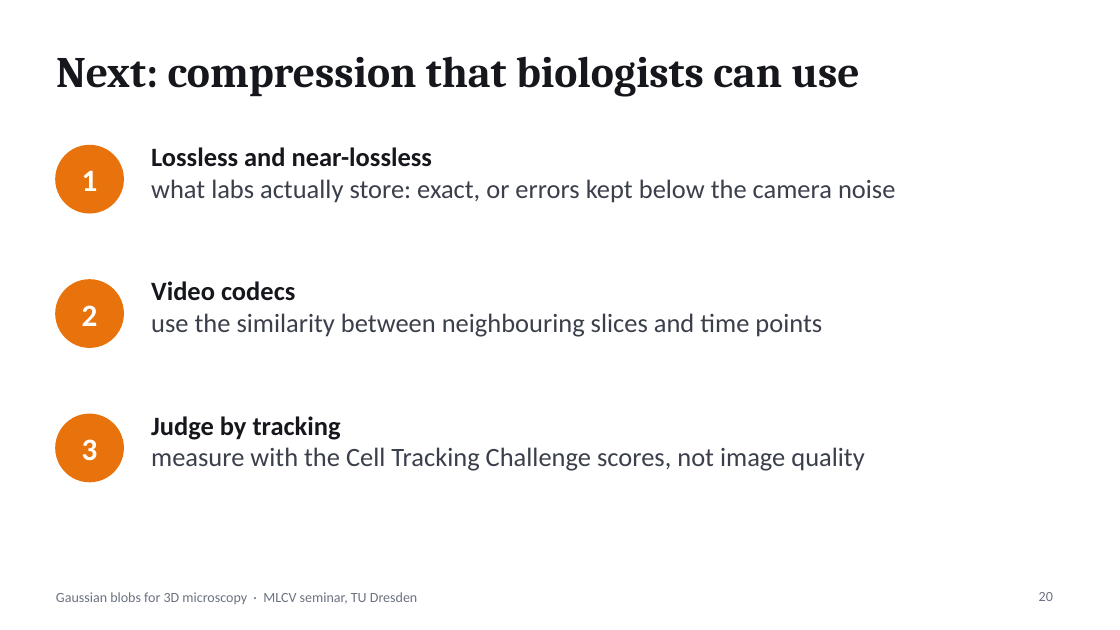
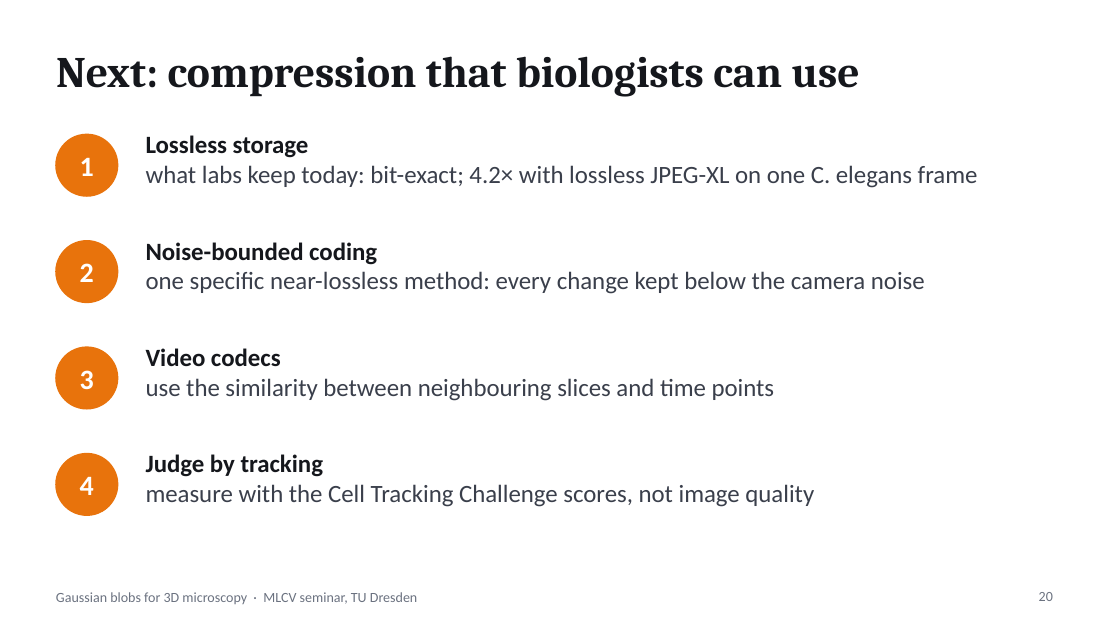
Before and after one commit to asadrizvi64/DeepLearning-Seminar-TeamProject, a slide deck: slide 20 of Gaussian_Blobs_Microscopy_v3.pptx. Drawn at 1120x630 pixels with LibreOffice and Linux fonts; fonts in the diff are those of the drawing. Boxes give left, top, right and bottom in pixels: in the first picture for what was removed or moved away, otherwise in the second. Text is boxed around its words. In the diff, an @@ line names an element or a change of style, - is before the commit and + after.

```diff
--- a/Gaussian_Blobs_Microscopy_v3.pptx
+++ b/Gaussian_Blobs_Microscopy_v3.pptx
@@ text "1": place and size @@
-text "1" at (82, 170, 98, 191)
+text "1" at (80, 157, 94, 176)
@@ ellipse: place and size @@
-ellipse at (56, 146, 123, 213)
+ellipse at (56, 134, 118, 196)
@@ text at (146, 135, 978, 188): text changed; size 17 to 16 pt @@
-Lossless and near-lossless
-what labs actually store: exact, or errors kept below the camera noise
+Lossless storage
+what labs keep today: bit-exact; 4.2× with lossless JPEG-XL on one C. elegans frame
@@ text "2": place and size @@
-text "2" at (82, 305, 98, 326)
+text "2" at (80, 263, 94, 282)
@@ ellipse: place and size @@
-ellipse at (56, 280, 123, 347)
+ellipse at (56, 241, 118, 302)
@@ text added at (146, 242, 925, 294), 16 pt, text #3A3F4B @@
+Noise-bounded coding
+one specific near-lossless method: every change kept below the camera noise
@@ size 20 to 18 pt in 3 elements at (80, 157, 94, 176), (80, 263, 94, 282), (80, 370, 94, 389) @@
@@ text "3": place and size @@
-text "3" at (82, 439, 98, 461)
+text "3" at (80, 370, 94, 389)
@@ ellipse: place and size @@
-ellipse at (56, 414, 123, 482)
+ellipse at (56, 347, 118, 409)
@@ text "Video codecs" at (146, 348, 775, 401): size 17 to 16 pt @@
@@ text "Video codecs": place and size @@
-text "Video codecs" at (151, 281, 822, 337)
+text "Video codecs" at (146, 348, 775, 401)
@@ text "Judge by tracking": place and size @@
-text "Judge by tracking" at (151, 416, 864, 471)
+text "Judge by tracking" at (146, 454, 814, 507)
@@ text "Judge by tracking" at (146, 454, 814, 507): size 17 to 16 pt @@
@@ ellipse added at (56, 454, 118, 515), fill #E8730C, outline #E8730C 1 pt @@
@@ text added at (80, 476, 94, 495), 18 pt, text #FFFFFF, bold @@
+4
```
Also in this commit, not shown: 7 other slides changed, 8 other files.
